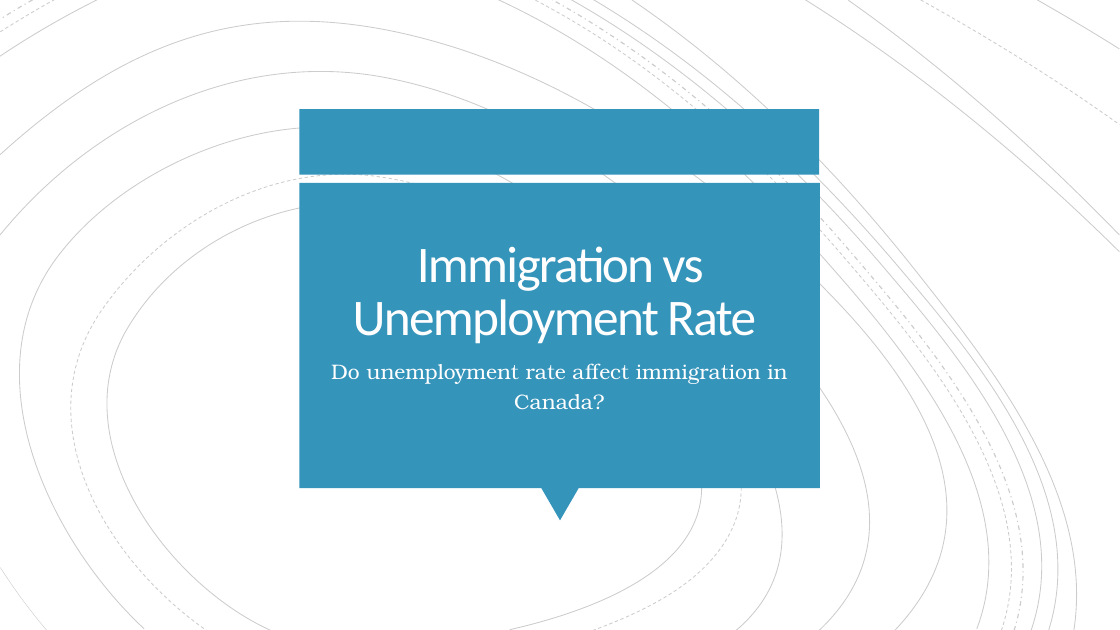
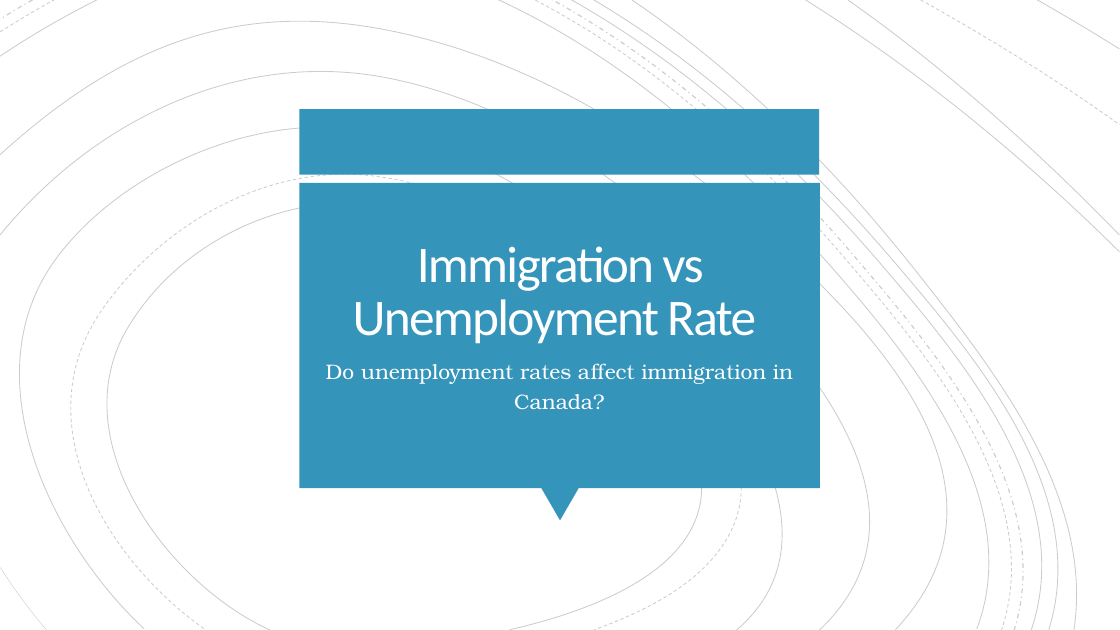
Before and after one commit to Cadeem-M/Project-1-Unemployment, a slide deck: slide 7 of Unemployment Analysis Presentation - Group 2.pptx. Drawn at 1120x630 pixels with LibreOffice and Linux fonts; fonts in the diff are those of the drawing. Boxes give left, top, right and bottom in pixels: in the first picture for what was removed or moved away, otherwise in the second. Text is boxed around its words. In the diff, an @@ line names an element or a change of style, - is before the commit and + after.

```diff
--- a/Unemployment Analysis Presentation - Group 2.pptx
+++ b/Unemployment Analysis Presentation - Group 2.pptx
@@ text at [326, 363, 793, 410]: text changed @@
-Do unemployment rate affect immigration in Canada?
+Do unemployment rates affect immigration in Canada?
```
Also in this commit, not shown: 1 other slide changed, 11 slides added, 1 slide removed, 14 other files.
